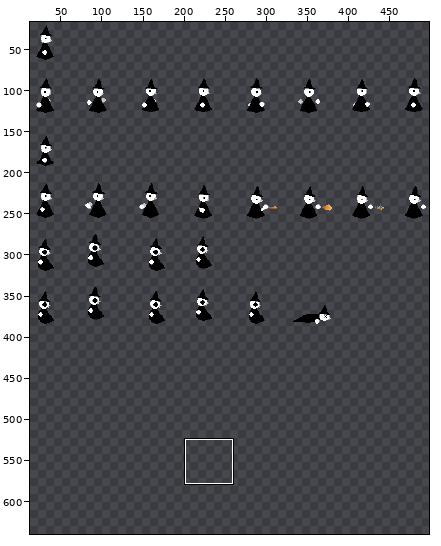
Pixel-art file, stored at GameEngine/img/AnimationSheet.ase. The first picture is a wide view before the edit; the outline marks the close-up.
Close-up. The starting point:
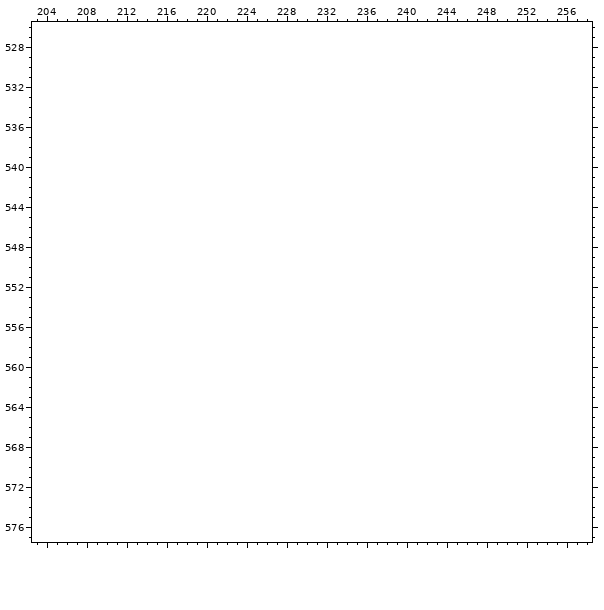
512x384 pixels, 1 frame. Shown: x 203..258, y 526..577. The old version is drawn lined up with the new one, on the new canvas. The wide view leaves out empty margins. The commit also changed other parts of the picture, which this record leaves out.
After:
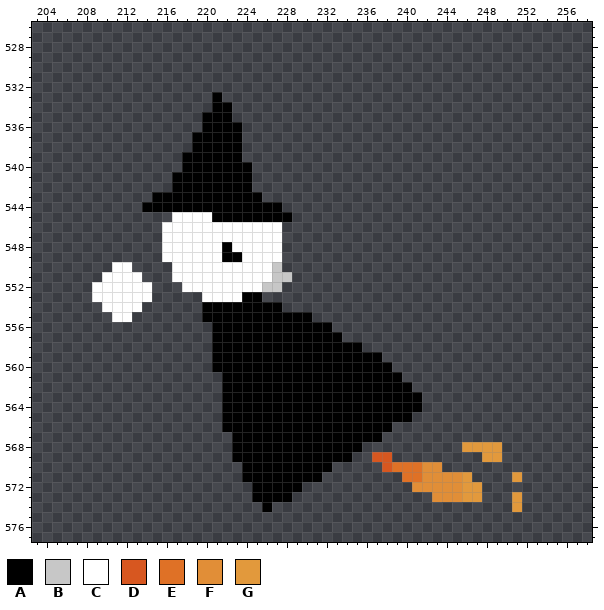
Palette (. is transparent): A #000000  B #c7c7c7  C #ffffff  D #d75720  E #df7126  F #e18e37  G #e2993c
From old to new:
canvas 512x384 -> 512x640
@@ x 203..258 @@
 532 ........................................................
-533 ........................................................
-534 ........................................................
-535 ........................................................
-536 ........................................................
-537 ........................................................
-538 ........................................................
-539 ........................................................
-540 ........................................................
-541 ........................................................
-542 ........................................................
-543 ........................................................
-544 ........................................................
-545 ........................................................
-546 ........................................................
-547 ........................................................
-548 ........................................................
-549 ........................................................
-550 ........................................................
-551 ........................................................
-552 ........................................................
-553 ........................................................
-554 ........................................................
-555 ........................................................
-556 ........................................................
-557 ........................................................
-558 ........................................................
-559 ........................................................
-560 ........................................................
-561 ........................................................
-562 ........................................................
-563 ........................................................
-564 ........................................................
-565 ........................................................
-566 ........................................................
-567 ........................................................
-568 ........................................................
-569 ........................................................
-570 ........................................................
-571 ........................................................
-572 ........................................................
-573 ........................................................
-574 ........................................................
+533 ..................A.....................................
+534 ..................AA....................................
+535 .................AAA....................................
+536 .................AAAA...................................
+537 ................AAAAA...................................
+538 ................AAAAA...................................
+539 ...............AAAAAA...................................
+540 ...............AAAAAAA..................................
+541 ..............AAAAAAAA..................................
+542 ..............AAAAAAAA..................................
+543 ............AAAAAAAAAAA.................................
+544 ...........AAAAAAAAAAAAAA...............................
+545 ..............CCCCAAAAAAAA..............................
+546 .............CCCCCCCCCCCC...............................
+547 .............CCCCCCCCCCCC...............................
+548 .............CCCCCCACCCCC...............................
+549 .............CCCCCCAACCCC...............................
+550 ........CC....CCCCCCCCCCB...............................
+551 .......CCCC...CCCCCCCCCCBB..............................
+552 ......CCCCCC...CCCCCCCCBB...............................
+553 ......CCCCCC.....CCCCAA.................................
+554 .......CCCC......AAAAAAAA...............................
+555 ........CC.......AAAAAAAAAAA............................
+556 ..................AAAAAAAAAAAA..........................
+557 ..................AAAAAAAAAAAAA.........................
+558 ..................AAAAAAAAAAAAAAA.......................
+559 ..................AAAAAAAAAAAAAAAAA.....................
+560 ..................AAAAAAAAAAAAAAAAAA....................
+561 ...................AAAAAAAAAAAAAAAAAA...................
+562 ...................AAAAAAAAAAAAAAAAAAA..................
+563 ...................AAAAAAAAAAAAAAAAAAAA.................
+564 ...................AAAAAAAAAAAAAAAAAAAA.................
+565 ...................AAAAAAAAAAAAAAAAAAA..................
+566 ...................AAAAAAAAAAAAAAAAA....................
+567 ....................AAAAAAAAAAAAAAA.....................
+568 ....................AAAAAAAAAAAAA..........GGGG.........
+569 ....................AAAAAAAAAAAA..DD.........GG.........
+570 .....................AAAAAAAAA.....DEEEFF...............
+571 .....................AAAAAAAA........EEFFFFG....G.......
+572 ......................AAAAA...........FFFFFGG...........
+573 ......................AAAA..............FFFGG...G.......
+574 .......................A........................G.......
 575 ........................................................
